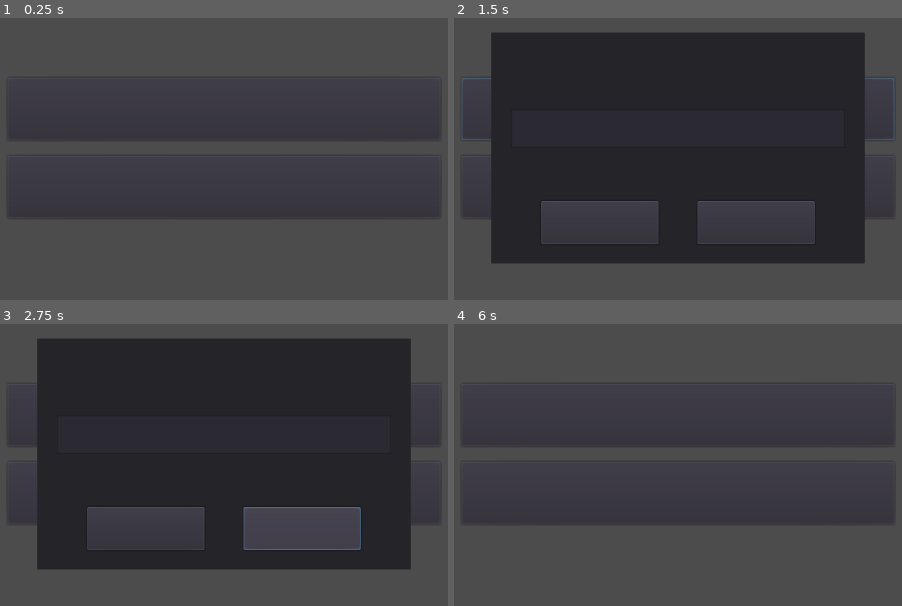
Above: before the commit, frames 1-4 (two rows, left to right).
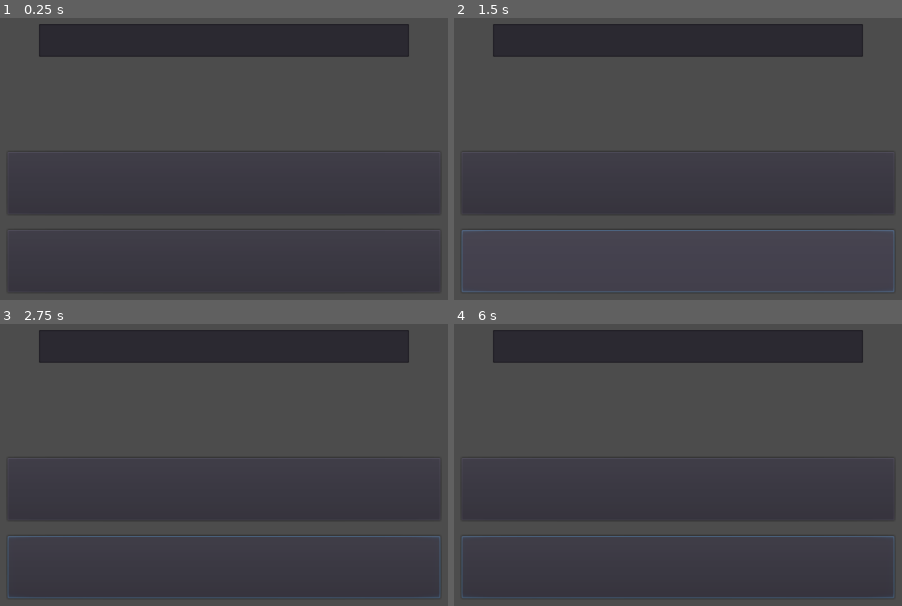
Above: after the commit, the same moments.

Repository: MichaelRRyan/GGJ2021-Rumours
Game: Godot game, scene res://Scenes/TitleScreen.tscn
Same seed, same stepped clock (60 frames per second), same inputs: the game is played once before the commit and once after it.
Inputs (mouse positions are in pixels of both pictures, inside the frame that each line leads up to):
- Up to frame 1 (0.25 s): no input
- Up to frame 2 (1.5 s): click "Join Game" at 0.5 s; click "Create Game" at 1.25 s
- Up to frame 3 (2.75 s): click (300, 529) at 2 s, where only the run before the commit has a clickable "Confirm"
- Up to frame 4 (6 s): click (754, 529) at 2.75 s, where only the run before the commit has a clickable "Confirm"; click "Create Game" at 3.5 s; click "Create Game" at 4.25 s; click (754, 529) at 5 s, where only the run before the commit has a clickable "Confirm"; click (601, 529) at 5.75 s, where only the run before the commit has a clickable "Back"

The runs differ from the first frame. In frame 1, 11% of the frame differs, in the area x 6-94%, y 2-97%; in frame 2, 52%, in the area x 1-99%, y 2-98%; in frame 3, 52%; in frame 4, 11%.

Commit message:
Added all basic client-server lobby code

Diff:
--- /dev/null
+++ b/Scenes/AlertDialog.tscn
@@ -0,0 +1,64 @@
+[gd_scene load_steps=5 format=2]
+
+[ext_resource path="res://assets/fonts/Valera.ttf" type="DynamicFontData" id=1]
+[ext_resource path="res://assets/fonts/Valera32.tres" type="DynamicFont" id=2]
+[ext_resource path="res://scripts/AlertDialog.gd" type="Script" id=3]
+
+[sub_resource type="DynamicFont" id=1]
+size = 20
+font_data = ExtResource( 1 )
+
+[node name="AlertDialog" type="Panel"]
+anchor_left = 0.5
+anchor_top = 0.5
+anchor_right = 0.5
+anchor_bottom = 0.5
+margin_left = -239.0
+margin_top = -148.0
+margin_right = 239.0
+margin_bottom = 148.0
+script = ExtResource( 3 )
+__meta__ = {
+"_edit_use_anchors_": false
+}
+
+[node name="DialogTitle" type="Label" parent="."]
+anchor_left = 0.5
+anchor_right = 0.5
+margin_left = -142.0
+margin_top = 25.0
+margin_right = 142.0
+margin_bottom = 32.0
+custom_fonts/font = ExtResource( 2 )
+text = "Enter Lobby Code"
+__meta__ = {
+"_edit_use_anchors_": false
+}
+
+[node name="ErrorText" type="Label" parent="."]
+anchor_left = 0.5
+anchor_top = 0.5
+anchor_right = 0.5
+anchor_bottom = 0.5
+margin_left = -184.0
+margin_top = -50.0
+margin_right = 185.0
+margin_bottom = 43.0
+custom_fonts/font = SubResource( 1 )
+custom_colors/font_color = Color( 1, 1, 1, 1 )
+text = "Please enter a 4 digit number"
+autowrap = true
+clip_text = true
+__meta__ = {
+"_edit_use_anchors_": false
+}
+
+[node name="OKButton" type="Button" parent="."]
+margin_left = 164.0
+margin_top = 216.0
+margin_right = 314.0
+margin_bottom = 271.0
+rect_min_size = Vector2( 150, 45 )
+custom_fonts/font = ExtResource( 2 )
+text = "OK"
+[connection signal="pressed" from="OKButton" to="." method="_on_OKButton_pressed"]
--- a/Scenes/LobbyScreen.tscn
+++ b/Scenes/LobbyScreen.tscn
@@ -1,8 +1,7 @@
-[gd_scene load_steps=5 format=2]
+[gd_scene load_steps=4 format=2]
 
 [ext_resource path="res://assets/fonts/Valera.ttf" type="DynamicFontData" id=1]
 [ext_resource path="res://scripts/LobbyScreen.gd" type="Script" id=2]
-[ext_resource path="res://Scenes/TextEnterDialog.tscn" type="PackedScene" id=3]
 
 [sub_resource type="DynamicFont" id=1]
 size = 64
@@ -38,10 +37,3 @@
 margin_left = -207.0
 margin_top = -410.0
 margin_right = 207.0
-
-[node name="NameDialog" parent="." instance=ExtResource( 3 )]
-dialog_name = "Enter Your Name"
-placeholder_text = "John Doe"
-text_limit = 20
-cancel_option = false
-[connection signal="confirm_pressed" from="NameDialog" to="." method="_on_TextEnterDialog_confirm_pressed"]
--- a/Scenes/TitleScreen.tscn
+++ b/Scenes/TitleScreen.tscn
@@ -1,13 +1,72 @@
-[gd_scene load_steps=4 format=2]
+[gd_scene load_steps=5 format=2]
 
 [ext_resource path="res://Scenes/TextEnterDialog.tscn" type="PackedScene" id=1]
 [ext_resource path="res://scripts/TitleScreen.gd" type="Script" id=2]
 [ext_resource path="res://assets/fonts/Valera32.tres" type="DynamicFont" id=3]
+[ext_resource path="res://Scenes/AlertDialog.tscn" type="PackedScene" id=4]
 
 [node name="TitleScreen" type="Control"]
 anchor_right = 1.0
 anchor_bottom = 1.0
 script = ExtResource( 2 )
+__meta__ = {
+"_edit_use_anchors_": false
+}
+
+[node name="NameDialog" type="Panel" parent="."]
+self_modulate = Color( 1, 1, 1, 0 )
+anchor_left = 0.5
+anchor_top = 0.5
+anchor_right = 0.5
+anchor_bottom = 0.5
+margin_left = -262.0
+margin_top = -240.0
+margin_right = 262.0
+margin_bottom = -37.0
+__meta__ = {
+"_edit_use_anchors_": false
+}
+
+[node name="EnterNameLabel" type="Label" parent="NameDialog"]
+anchor_left = 0.5
+anchor_right = 0.5
+margin_left = -135.5
+margin_top = 25.0
+margin_right = 135.5
+margin_bottom = 57.0
+custom_fonts/font = ExtResource( 3 )
+text = "Enter Your Name"
+align = 1
+__meta__ = {
+"_edit_use_anchors_": false
+}
+
+[node name="NameInput" type="LineEdit" parent="NameDialog"]
+anchor_top = 0.5
+anchor_right = 1.0
+anchor_bottom = 0.5
+margin_left = 25.0
+margin_top = -21.0
+margin_right = -25.0
+margin_bottom = 21.0
+custom_fonts/font = ExtResource( 3 )
+__meta__ = {
+"_edit_use_anchors_": false
+}
+
+[node name="ErrorText" type="Label" parent="NameDialog"]
+visible = false
+anchor_left = 0.5
+anchor_top = 1.0
+anchor_right = 0.5
+anchor_bottom = 1.0
+margin_left = -217.0
+margin_top = -50.0
+margin_right = 217.0
+custom_fonts/font = ExtResource( 3 )
+custom_colors/font_color = Color( 1, 0.415686, 0.415686, 1 )
+text = "Name field cannot be blank"
+align = 1
 __meta__ = {
 "_edit_use_anchors_": false
 }
@@ -18,9 +77,9 @@
 anchor_right = 0.5
 anchor_bottom = 0.5
 margin_left = -277.0
-margin_top = -147.0
+margin_top = -50.0
 margin_right = 277.0
-margin_bottom = 147.0
+margin_bottom = 241.0
 custom_constants/separation = 20
 alignment = 1
 __meta__ = {
@@ -28,17 +87,17 @@
 }
 
 [node name="JoinGameButton" type="Button" parent="VBoxContainer"]
-margin_top = 57.0
+margin_top = 55.0
 margin_right = 554.0
-margin_bottom = 137.0
+margin_bottom = 135.0
 rect_min_size = Vector2( 0, 80 )
 custom_fonts/font = ExtResource( 3 )
 text = "Join Game"
 
 [node name="CreateGameButton" type="Button" parent="VBoxContainer"]
-margin_top = 157.0
+margin_top = 155.0
 margin_right = 554.0
-margin_bottom = 237.0
+margin_bottom = 235.0
 rect_min_size = Vector2( 0, 80 )
 custom_fonts/font = ExtResource( 3 )
 text = "Create Game"
@@ -48,6 +107,10 @@
 dialog_name = "Enter Lobby Code"
 placeholder_text = "Lobby Code"
 text_limit = 4
+
+[node name="AlertDialog" parent="." instance=ExtResource( 4 )]
+visible = false
 [connection signal="pressed" from="VBoxContainer/JoinGameButton" to="." method="_on_JoinGameButton_pressed"]
 [connection signal="pressed" from="VBoxContainer/CreateGameButton" to="." method="_on_CreateGameButton_pressed"]
+[connection signal="back_pressed" from="JoinLobbyDialog" to="." method="_on_JoinLobbyDialog_back_pressed"]
 [connection signal="confirm_pressed" from="JoinLobbyDialog" to="." method="_on_JoinLobbyDialog_confirm_pressed"]
--- /dev/null
+++ b/scripts/AlertDialog.gd
@@ -0,0 +1,18 @@
+extends Panel
+
+export var title : String
+export var description : String
+
+
+func _ready():
+	$DialogTitle.text = title
+	$ErrorText.text = description
+
+
+func set_text(_title, _description):
+	$DialogTitle.text = _title
+	$ErrorText.text = _description
+
+
+func _on_OKButton_pressed():
+	hide()
--- a/scripts/LobbyScreen.gd
+++ b/scripts/LobbyScreen.gd
@@ -1,4 +1,6 @@
 extends Control
+
+var player_count = 0
 
 func _ready():
 	$LobbyNumber.text = GameData.lobby_code
@@ -6,6 +8,14 @@
 	if GameData.player_names:
 		for name in GameData.player_names:
 			add_player_name(name)
+			player_count += 1
+
+
+func _process(_delta):
+	if GameData.player_names.size() > player_count:
+		for i in range(player_count, GameData.player_names.size()):
+			add_player_name(GameData.player_names[i])
+		player_count = GameData.player_names.size()
 
 
 func add_player_name(name):
@@ -13,20 +23,3 @@
 	name_label.text = name
 	name_label.add_font_override("font", load("res://assets/fonts/Valera32.tres"))
 	$PlayerList.add_child(name_label)
-
-
-func _on_TextEnterDialog_confirm_pressed():
-	var player_name = $NameDialog.get_input()
-
-	if player_name.length() > 0:
-		Server.set_player_name(GameData.lobby_code, player_name)
-		$NameDialog.hide()
-
-		if GameData.player_names:
-			GameData.player_names.append(player_name)
-		else:
-			GameData.player_names = [ player_name ]
-
-		add_player_name(player_name)
-	else:
-		$NameDialog.display_error("You must enter a name")
--- a/scripts/Server.gd
+++ b/scripts/Server.gd
@@ -26,16 +26,10 @@
 	print("Failed to Connect")
 
 
-func fetch_text(text_name, requester):
-	rpc_id(1, "fetch_text", text_name, requester)
+func create_lobby(player_name):
+	GameData.player_names = [ player_name ]
 
-
-remote func return_text(s_text, requester):
-	instance_from_id(requester).set_text(s_text)
-
-
-func create_lobby():
-	rpc_id(1, "request_create_lobby")
+	rpc_id(1, "request_create_lobby", player_name)
 
 
 remote func return_lobby_code(s_code):
@@ -45,10 +39,10 @@
 		print("Failed to switch scenes to LobbyScreen")
 
 
-func join_lobby(lobby_code):
+func join_lobby(lobby_code, player_name, requester):
 	GameData.lobby_code = lobby_code
 
-	rpc_id(1, "request_join_lobby", lobby_code)
+	rpc_id(1, "request_join_lobby", lobby_code, player_name, requester)
 
 
 remote func joined_lobby_successfully(player_names):
@@ -58,11 +52,15 @@
 		print("Failed to switch scenes to LobbyScreen")
 
 
-remote func failed_to_join_lobby():
+remote func failed_to_join_lobby(error, requester):
 	GameData.lobby_code = ""
 
-	print("Lobby doesn't exist")
+	instance_from_id(requester).display_error(error)
 
 
 func set_player_name(lobby_code, player_name):
 	rpc_id(1, "set_player_name", lobby_code, player_name)
+
+
+remote func player_joined_lobby(player_name):
+	GameData.player_names.append(player_name)
--- a/scripts/TitleScreen.gd
+++ b/scripts/TitleScreen.gd
@@ -6,17 +6,39 @@
 
 
 func _on_JoinGameButton_pressed():
-	$JoinLobbyDialog.show()
+	var player_name = $NameDialog/NameInput.text
+
+	if player_name.length() > 0:
+		$NameDialog/NameInput.editable = false
+		$JoinLobbyDialog.show()
+	else:
+		$NameDialog/ErrorText.show()
 
 
 func _on_CreateGameButton_pressed():
-	Server.create_lobby()
+	var player_name = $NameDialog/NameInput.text
+
+	if player_name.length() > 0:
+		Server.create_lobby(player_name)
+	else:
+		$NameDialog/ErrorText.show()
 
 
 func _on_JoinLobbyDialog_confirm_pressed():
 	var lobby_code = $JoinLobbyDialog.get_input()
+	var player_name = $NameDialog/NameInput.text
 
 	if lobby_code.length() == 4:
-		Server.join_lobby(lobby_code)
+		Server.join_lobby(lobby_code, player_name, get_instance_id())
+		$NameDialog/NameInput.editable = true
 	else:
 		$JoinLobbyDialog.display_error("Please enter a 4 digit number")
+
+
+func _on_JoinLobbyDialog_back_pressed():
+	$NameDialog/NameInput.editable = true
+
+
+func display_error(error):
+	$AlertDialog.set_text("Error", error)
+	$AlertDialog.show()
